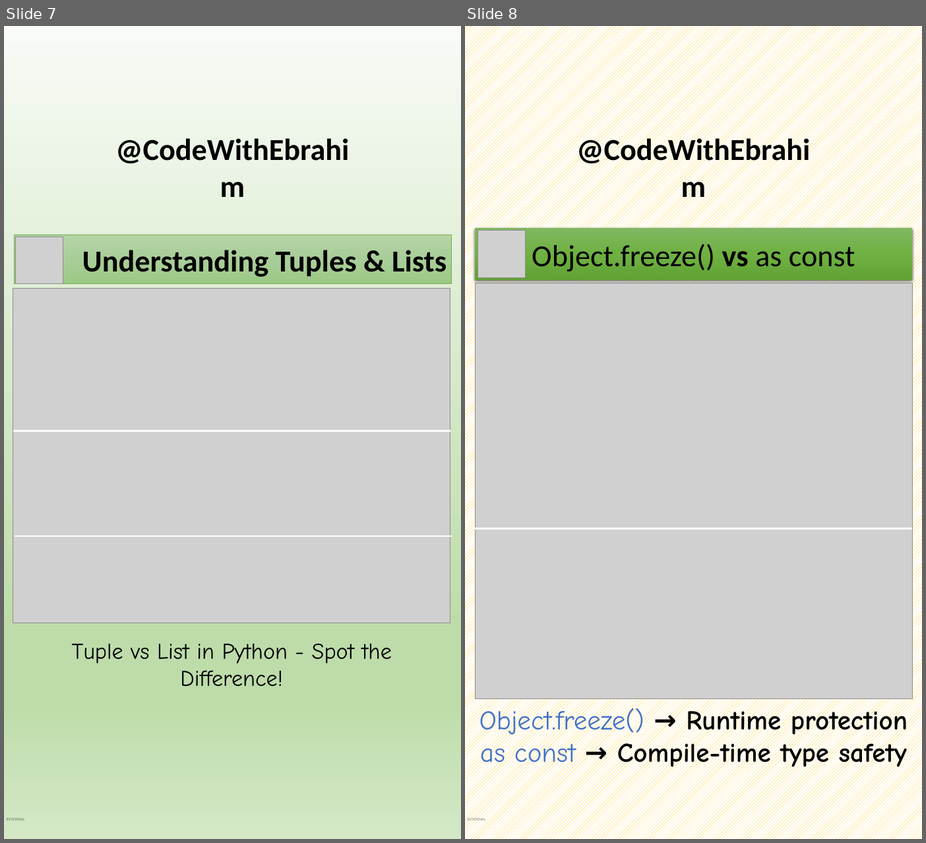
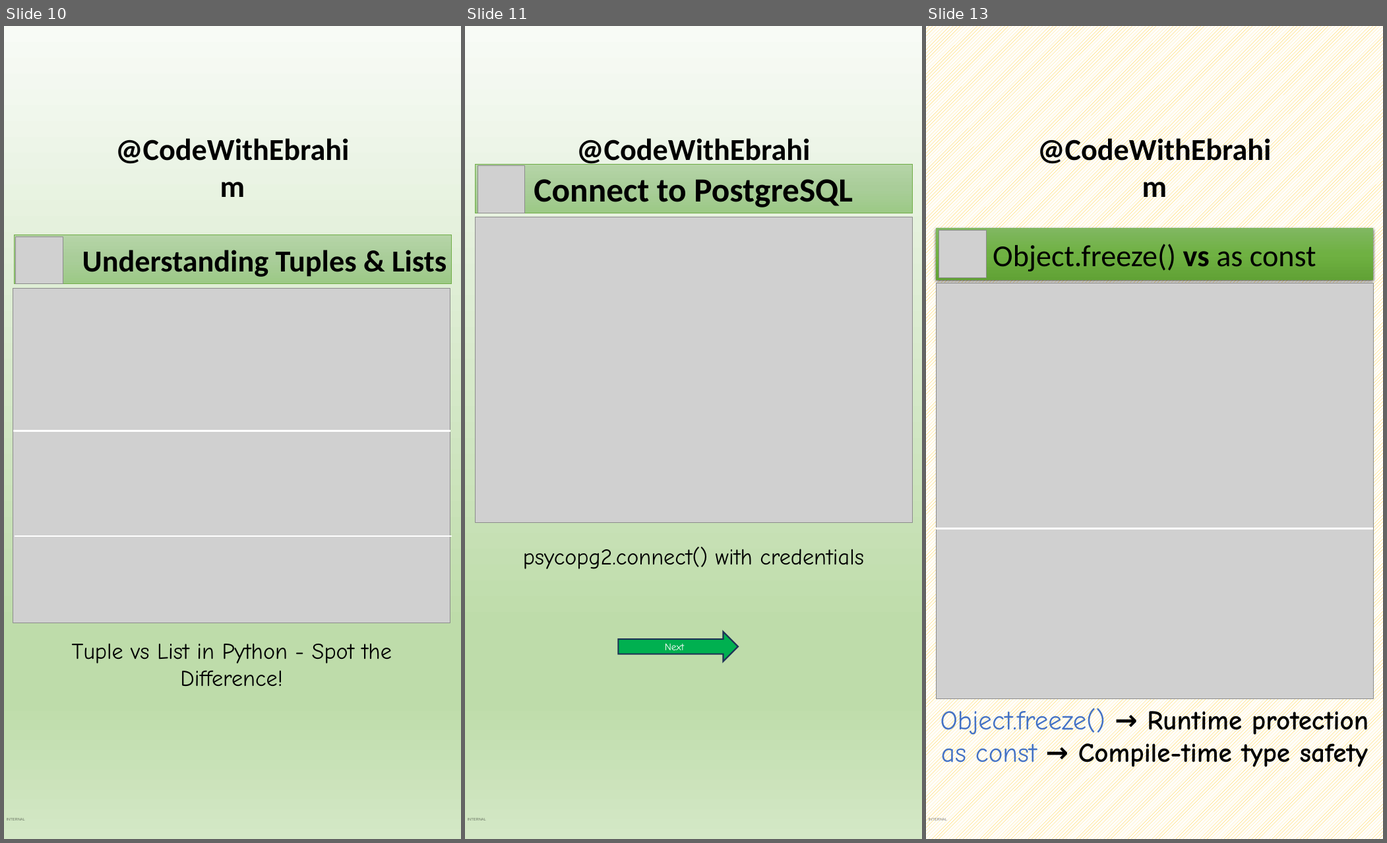
Before and after one commit to ebrahimsalehi1/python_codes, a slide deck: assets/images.pptx. Shown side by side, each under a label of ours: slides 7 and 8 before the commit, slides 10, 11 and 13 after it; the slides between them are not shown. The pictures are 926x843 and 1387x843 pixels, drawn with LibreOffice and Linux fonts; fonts in the diff are those of the drawing; grey boxes stand for pictures; background and template pictures are left out. Boxes give left, top, right and bottom in pixels: in the first picture for what was removed or moved away, otherwise in the second. Text is boxed around its words. In the diff, an @@ line names an element or a change of style, - is before the commit and + after.

```diff
--- a/assets/images.pptx
+++ b/assets/images.pptx
@@ slide 11 added at <box>465,26,922,839</box>, background gradient #F8FBF6 to #BEDCAA to #D4E8C6; not listed: 2 template elements that a slide beside it also shows @@
@@ rectangle added at <box>475,164,912,213</box>, fill gradient #B5D5A7 to #AACE9A to #9CC987, outline #70AD47 0.5 pt, 60 pt, text #000000, bold @@
+Connect to PostgreSQL
@@ picture added at <box>478,165,525,213</box> @@
@@ picture added at <box>475,217,912,522</box> @@
@@ text added at <box>523,547,864,569</box>, 40 pt, text #000000 @@
+psycopg2.connect() with credentials
@@ right arrow added at <box>618,632,738,662</box>, fill #00B050, outline #1E3256 2.5 pt, 18 pt, text #FFFFFF @@
+Next
@@ what was slide 7 is now slide 10 @@
@@ what was slide 8 is now slide 13 @@
```
Also in this commit, not shown: 15 other slides added, 2 slides removed, 45 other files.
